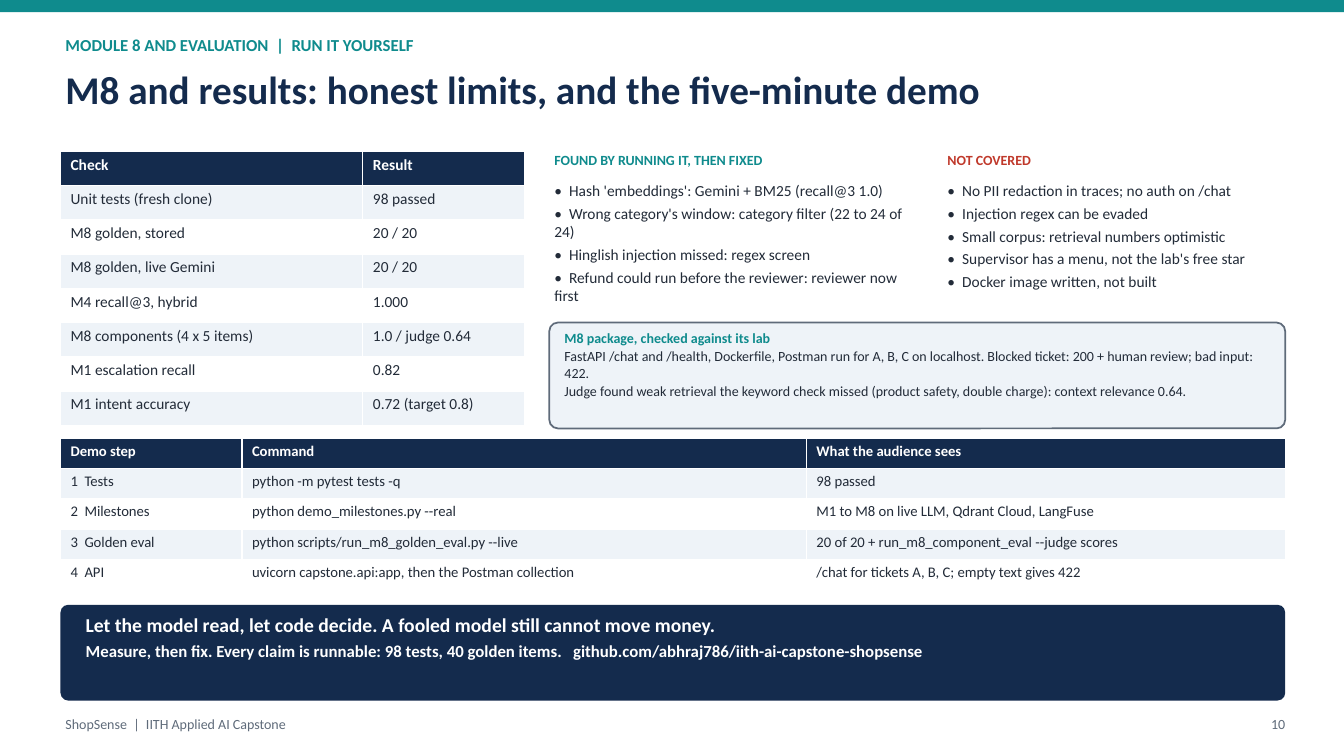
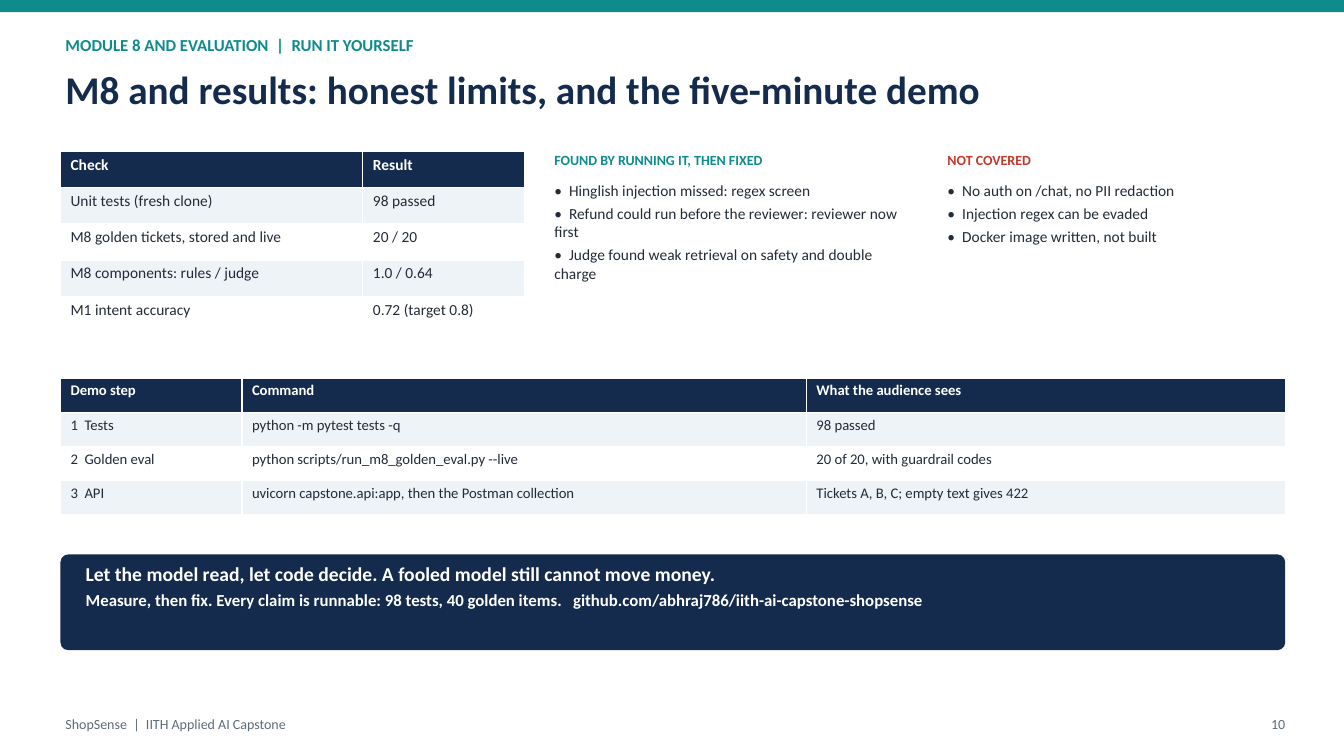
Before and after one commit to abhraj786/iith-ai-capstone-shopsense, a slide deck: slide 10 of docs/deck/iith-ai-capstone-shopsense.pptx. Drawn at 1344x756 pixels with LibreOffice and Linux fonts; fonts in the diff are those of the drawing. Boxes give left, top, right and bottom in pixels: in the first picture for what was removed or moved away, otherwise in the second. Text is boxed around its words. In the diff, an @@ line names an element or a change of style, - is before the commit and + after.

Commit message:
Deck: simplify slide 10 to the essentials

```diff
--- a/docs/deck/iith-ai-capstone-shopsense.pptx
+++ b/docs/deck/iith-ai-capstone-shopsense.pptx
@@ table at bbox=[60, 151, 524, 333] @@
-row 3: M8 golden, stored | 20 / 20
-row 4: M8 golden, live Gemini | 20 / 20
-row 5: M4 recall@3, hybrid | 1.000
-row 6: M8 components (4 x 5 items) | 1.0 / judge 0.64
-row 7: M1 escalation recall | 0.82
+row 3: M8 golden tickets, stored and live | 20 / 20
+row 4: M8 components: rules / judge | 1.0 / 0.64
@@ text at bbox=[554, 185, 902, 239]: paragraphs removed @@
-• Hash 'embeddings': Gemini + BM25 (recall@3 1.0)
-• Wrong category's window: category filter (22 to 24 of 24)
@@ text at bbox=[962, 185, 1175, 198]: text changed @@
-• No PII redaction in traces; no auth on /chat
+• No auth on /chat, no PII redaction
@@ text at bbox=[962, 231, 1246, 267]: paragraphs removed @@
-• Small corpus: retrieval numbers optimistic
-• Supervisor has a menu, not the lab's free star
@@ text at bbox=[554, 249, 873, 282]: paragraph added @@
+• Judge found weak retrieval on safety and double charge
@@ rounded rectangle removed at bbox=[549, 323, 1286, 429] @@
@@ text removed at bbox=[564, 333, 1253, 399] @@
-M8 package, checked against its lab
-FastAPI /chat and /health, Dockerfile, Postman run for A, B, C on localhost. Blocked ticket: 200 + human review; bad input: 422.
-Judge found weak retrieval the keyword check missed (product safety, double charge): context relevance 0.64.
@@ table at bbox=[60, 378, 1286, 515] @@
-row 3: 2 Milestones | python demo_milestones.py --real | M1 to M8 on live LLM, Qdrant Cloud, LangFuse
-row 4: 3 Golden eval | python scripts/run_m8_golden_eval.py --live | 20 of 20 + run_m8_component_eval --judge scores
-row 5: 4 API | uvicorn capstone.api:app, then the Postman collection | /chat for tickets A, B, C; empty text gives 422
+row 3: 2 Golden eval | python scripts/run_m8_golden_eval.py --live | 20 of 20, with guardrail codes
+row 4: 3 API | uvicorn capstone.api:app, then the Postman collection | Tickets A, B, C; empty text gives 422
@@ table: place and size @@
-table at bbox=[60, 439, 1286, 590]
+table at bbox=[60, 378, 1286, 515]
@@ rounded rectangle: place and size @@
-rounded rectangle at bbox=[60, 605, 1286, 701]
+rounded rectangle at bbox=[60, 555, 1286, 650]
@@ text "Let the model read, let ...": place and size @@
-text "Let the model read, let ..." at bbox=[86, 618, 922, 660]
+text "Let the model read, let ..." at bbox=[86, 567, 922, 609]
```
Also in this commit, not shown: 1 other file.
